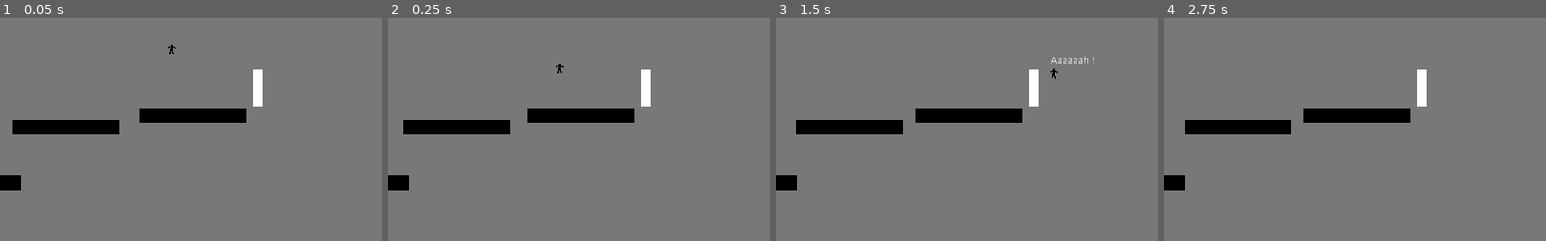
Above: before the commit, frames 1-4 (left to right).
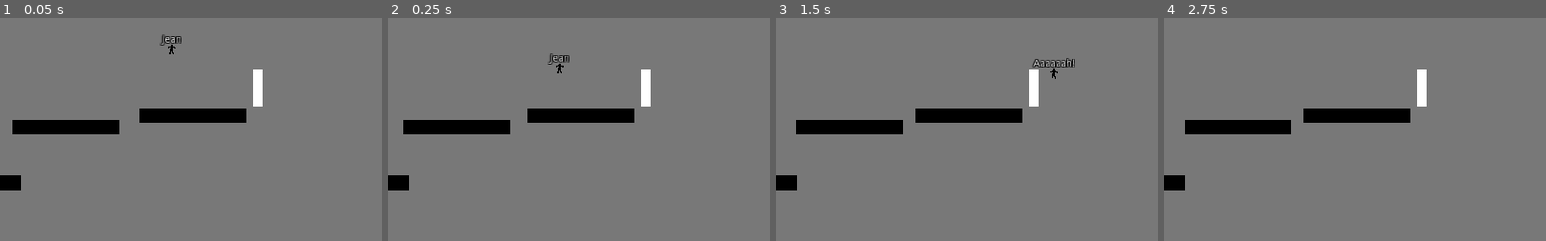
Above: after the commit, the same moments.

Repository: premieroctet/save-the-stickmans
Game: Godot game, scene res://Map1.tscn
Same seed, same stepped clock (60 frames per second), same inputs: the game is played once before the commit and once after it.
Inputs (mouse positions are % of the whole screen's width and height, from its top left):
- Up to frame 1 (0.05 s): no input
- Up to frame 2 (0.25 s): no input
- Up to frame 3 (1.5 s): move the mouse to (72, 45) at 0.52 s; hold Right (ui_right) from 0.53 s (still down); tap S (scream) at 0.6 s; tap Keypad Enter (ui_accept) at 0.77 s; move the mouse to (30, 55) at 1.27 s; click (30, 55) at 1.35 s
- Up to frame 4 (2.75 s): tap Keypad Enter (ui_accept) at 1.52 s; tap S (scream) at 1.55, 2.1 s; tap Enter at 2 s; move the mouse to (60, 28) at 2.02 s; release Right (ui_right) at 2.03 s; hold Left (ui_left) from 2.03 s (still down)
The pictures show only the part of the screen within x 28-78%, y 43-93%; the shares and areas given below are measured in that part.

The runs differ from the first frame. In frame 1, 0.2% of the frame differs, in the area x 41-48%, y 7-13%; in frame 2, 0.2%; in frame 3, 0.4%, in the area x 67-84%, y 17-23%; in frame 4, nothing differs.

Commit message:
add PlayerLabel + Growl

Diff:
--- a/client/Player.gd
+++ b/client/Player.gd
@@ -27,10 +27,12 @@
 	if left:
 		velocity.x -= run_speed
 	if scream:
-		$ScreamLabel.visible = true
+		$PlayerLabel.set_text("Aaaaaah!")
 		Server.fear(self.position)
+		$Growl.play()
 		yield(get_tree().create_timer(2), "timeout")
-		$ScreamLabel.visible = false
+		$PlayerLabel.set_text("Jean")
+
 
 func apply_fear(scream_position: Vector2):
 	var distance: Vector2 = (self.position - scream_position)
@@ -55,7 +57,10 @@
 		else:
 			fearVelocity += FEAR_RECOVER
 
+		$PlayerLabel.set_text("#$@&")
 		move_and_slide(fearVelocity * delta, Vector2.UP)
+		yield(get_tree().create_timer(1), "timeout")
+		$PlayerLabel.set_text("Jean")
 
 	# Movements
 	velocity = move_and_slide(velocity, Vector2.UP)
--- a/client/Stickman.tscn
+++ b/client/Stickman.tscn
@@ -1,6 +1,7 @@
-[gd_scene load_steps=3 format=2]
+[gd_scene load_steps=4 format=2]
 
 [ext_resource path="res://Stickman.gd" type="Script" id=1]
+[ext_resource path="res://sounds/Growl.wav" type="AudioStream" id=2]
 
 [sub_resource type="CapsuleShape2D" id=1]
 radius = 5.27703
@@ -9,13 +10,20 @@
 [node name="Node2D" type="KinematicBody2D" groups=["stickmans"]]
 script = ExtResource( 1 )
 
-[node name="ScreamLabel" type="Label" parent="."]
-visible = false
-margin_left = -5.3963
-margin_top = -23.725
-margin_right = 54.6037
-margin_bottom = -9.72503
-text = "Aaaaaah !"
+[node name="PlayerLabel" type="Label" parent="."]
+margin_left = -30.0
+margin_top = -20.0
+margin_right = 30.0
+margin_bottom = -6.0
+grow_horizontal = 2
+custom_colors/font_color = Color( 1, 1, 1, 1 )
+custom_colors/font_color_shadow = Color( 0, 0, 0, 1 )
+custom_constants/shadow_offset_x = 1
+custom_constants/shadow_offset_y = -1
+custom_constants/shadow_as_outline = 1
+text = "Jean"
+align = 1
+valign = 1
 __meta__ = {
 "_edit_use_anchors_": false
 }
@@ -27,3 +35,9 @@
 position = Vector2( 0, 0.0262785 )
 color = Color( 0, 0, 0, 1 )
 polygon = PoolVector2Array( -3.60969, 6.20759, -2.71623, 1.00455, -1.50744, -2.72693, -5.34404, -1.36047, -5.39659, -3. …(236 unchanged characters)…
+
+[node name="Growl" type="AudioStreamPlayer2D" parent="."]
+stream = ExtResource( 2 )
+volume_db = -0.022
+max_distance = 1000.0
+attenuation = 5.65685
Not shown, added: client/sounds/Growl.wav.import
Not shown, added: client/sounds/Growl.wav
